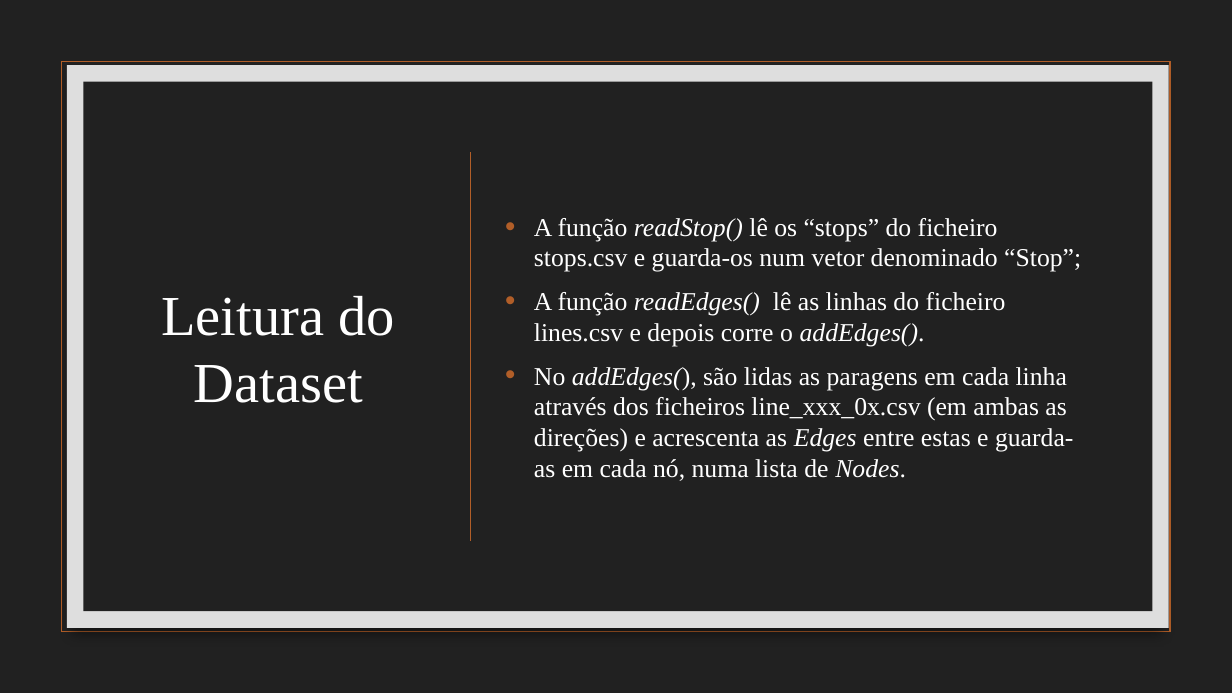
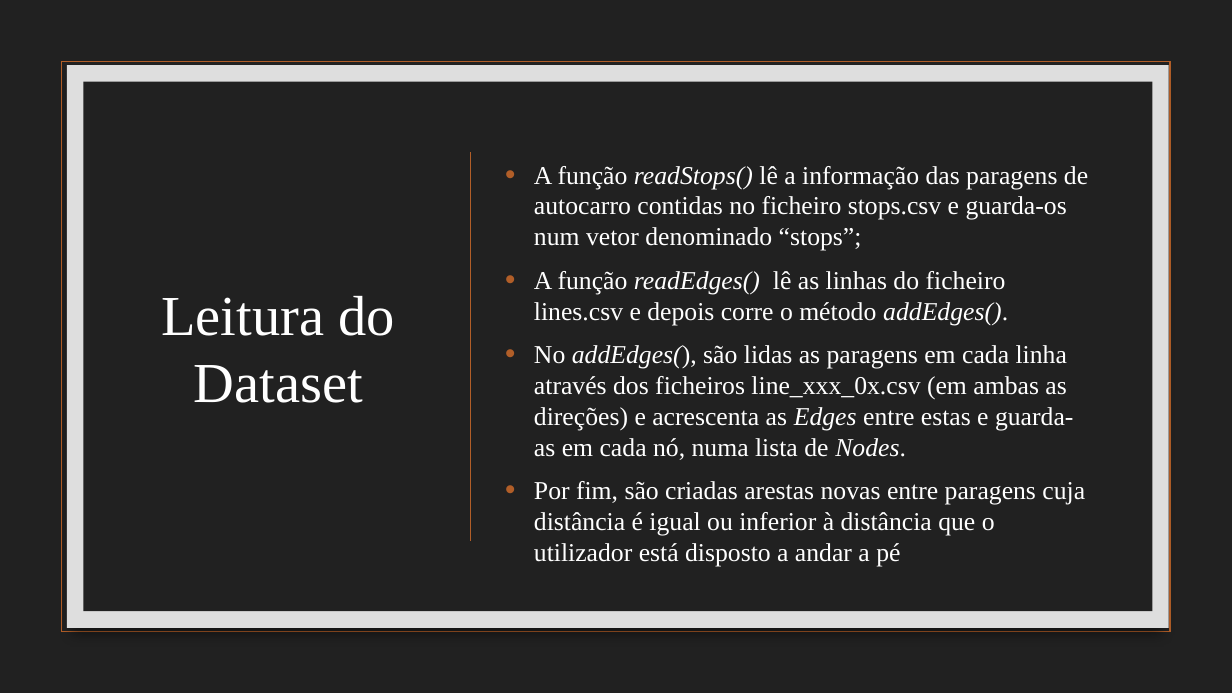
Before and after one commit to afs202005277/STCP-Pathfinder, a slide deck: slide 3 of Projeto2AED.pptx. Drawn at 1232x693 pixels with LibreOffice and Linux fonts; fonts in the diff are those of the drawing; background and template pictures are left out. Boxes give left, top, right and bottom in pixels: in the first picture for what was removed or moved away, otherwise in the second. Text is boxed around its words. In the diff, an @@ line names an element or a change of style, - is before the commit and + after.

```diff
--- a/Projeto2AED.pptx
+++ b/Projeto2AED.pptx
@@ text at (534,166,1088,325): text changed @@
-• A função readStop() lê os “stops” do ficheiro stops.csv e guarda-os num vetor denominado “Stop”;
-• A função readEdges() lê as linhas do ficheiro lines.csv e depois corre o addEdges().
+• A função readStops() lê a informação das paragens de autocarro contidas no ficheiro stops.csv e guarda-os num vetor denominado “stops”;
+• A função readEdges() lê as linhas do ficheiro lines.csv e depois corre o método addEdges().
@@ text at (534,481,1085,567): paragraph added @@
+• Por fim, são criadas arestas novas entre paragens cuja distância é igual ou inferior à distância que o utilizador está disposto a andar a pé
```
Also in this commit, not shown: 4 other slides changed, 1 other file.
